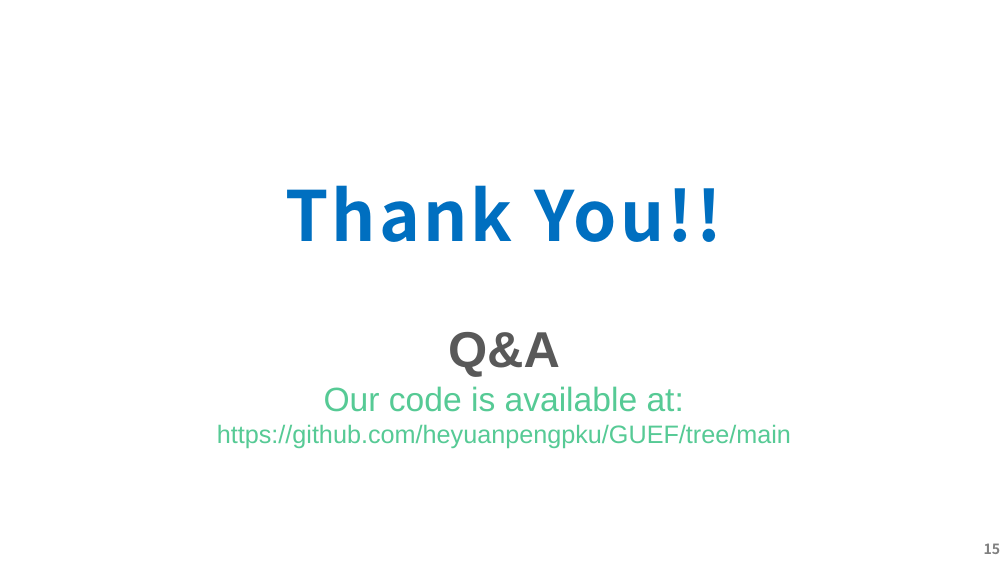
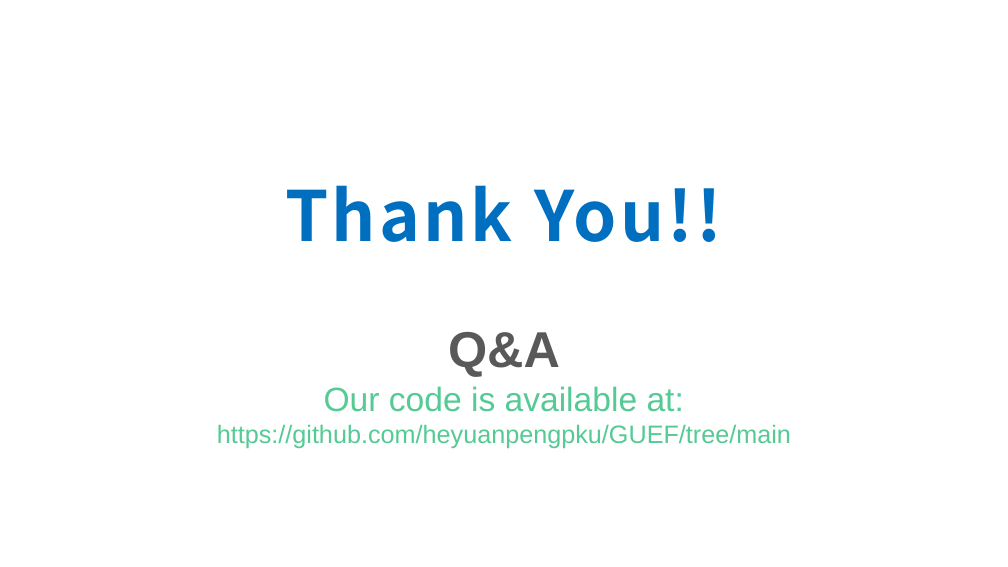
Before and after one commit to cmpun/cmpun.github.io, a slide deck: slide 15 of icassp.pptx. Drawn at 1008x567 pixels with LibreOffice and Linux fonts; fonts in the diff are those of the drawing. Boxes give left, top, right and bottom in pixels: in the first picture for what was removed or moved away, otherwise in the second. Text is boxed around its words. In the diff, an @@ line names an element or a change of style, - is before the commit and + after.

```diff
--- a/icassp.pptx
+++ b/icassp.pptx
@@ page number removed at (984, 543, 1001, 554) @@
-15
```
Also in this commit, not shown: 2 other slides changed, 1 other file.
